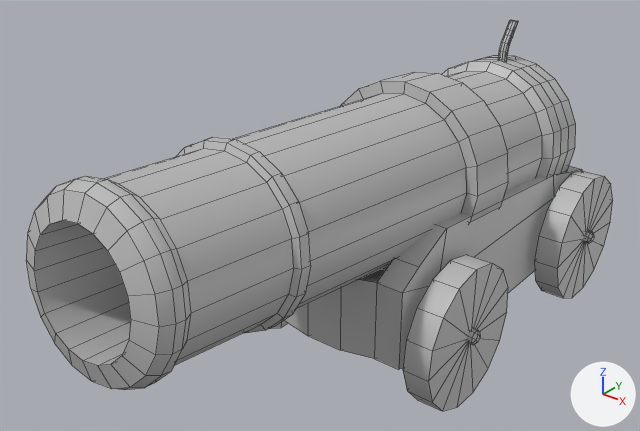
An edit to the FBX model Assets/Art/Models/Cannon.fbx, drawn before and after from the same camera.
The view is the same before and after, from a camera (50 mm lens) standing at (1.219, -1.729, 1.445) and looking at (-0.103, -0.076, 0.421). The axes (+X, +Y, +Z) are drawn at lower right. The lights are the same throughout. Mesh edges are drawn as thin lines. Where no turn or scale is listed for an object, it has been applied to the vertices.
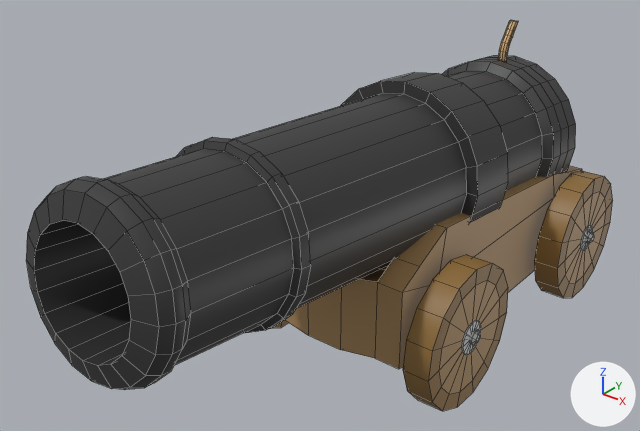
Changed parts and their boxes (x1, y1, x2, y2) in the pictures (640 x 431 px):
part 1 of me_mesh, built on: (428, 176, 613, 411) in both
part 2 of me_mesh, recoloured (grey to brown): (273, 171, 604, 411) in both
part 3 of me_mesh, recoloured (grey to brown): (498, 20, 518, 61) in both
part 4 of me_mesh, recoloured (grey to black): (26, 56, 576, 390) in both
part 5 of me_mesh, recoloured (grey to brown): (285, 166, 582, 369) in both

Edits to the bpy script that builds the scene:
```text
Add mat_dummy_wood2:
    mat_dummy_wood2 = principled_material('Dummy_wood2')
    mat_dummy_wood2.base_color = (0.669, 0.408, 0.17)  # beige #d6ab73
Add mat_fence_wood2:
    mat_fence_wood2 = principled_material('Fence_wood2')
    mat_fence_wood2.base_color = (0.416, 0.254, 0.106)  # brown #ad8a5c
Add mat_dummy_metal2:
    mat_dummy_metal2 = principled_material('Dummy_metal2')
    mat_dummy_metal2.base_color = (0.541, 0.551, 0.554)  # light grey #c2c4c4
Add mat_cannon_shell:
    mat_cannon_shell = principled_material('Cannon_Shell')
    mat_cannon_shell.base_color = (0.0361, 0.0361, 0.0361)  # black #353535
Add mat_dummy_metal:
    mat_dummy_metal = principled_material('Dummy_Metal')
    mat_dummy_metal.base_color = (0.667, 0.678, 0.682)  # light grey #d5d7d7
Add mat_dummy_wood:
    mat_dummy_wood = principled_material('Dummy_wood')
    mat_dummy_wood.base_color = (0.271, 0.15, 0.0403)  # brown #8e6c39
Change me_mesh:
    used by ob_pcylinder15; location = (0.0, 0.0, 0.0)
    remove me_mesh.from_pydata(...)  # 774 vertices, 854 faces; spans x -0.36..0.36, y -0.92..0.91, z 0.0..0.81
    add me_mesh.from_pydata(...)  # 954 vertices, 1034 faces; spans x -0.36..0.36, y -0.92..0.91, z 0.0..0.81
    me_mesh part 1
    2 vertices are removed from x -0.33, y -0.02..0.68, z 0.19
    60 faces are deleted
    182 vertices are added at x -0.34..0.34, y -0.18..0.84, z 0.03..0.36
    120 new faces join them, mat_dummy_metal (light grey #d5d7d7)
    60 new faces join them, mat_dummy_wood (brown #8e6c39)
    60 new faces join them, mat_fence_wood2 (brown #ad8a5c)
    me_mesh part 2: 120 faces spanning x -0.33..0.34, y -0.22..0.87, z 0.0..0.39 switch from mat_lambert1 (grey #bcbcbc) to mat_dummy_wood (brown #8e6c39)
    me_mesh part 3: 70 faces spanning x -0.01..0.01, y 0.67..0.75, z 0.65..0.8 switch from mat_lambert1 (grey #bcbcbc) to mat_dummy_wood2 (beige #d5ab73)
    me_mesh part 4: 480 faces spanning x -0.25..0.25, y -0.92..0.91, z 0.2..0.81 switch from mat_lambert1 (grey #bcbcbc) to mat_cannon_shell (black #353535)
    me_mesh part 5: 56 faces spanning x -0.24..0.24, y -0.19..0.84, z 0.07..0.46 switch from mat_lambert1 (grey #bcbcbc) to mat_fence_wood2 (brown #ad8a5c)
    add me_mesh.materials.append(mat_dummy_metal)  # light grey #d5d7d7
    add me_mesh.materials.append(mat_dummy_metal2)  # light grey #c2c4c4
```
